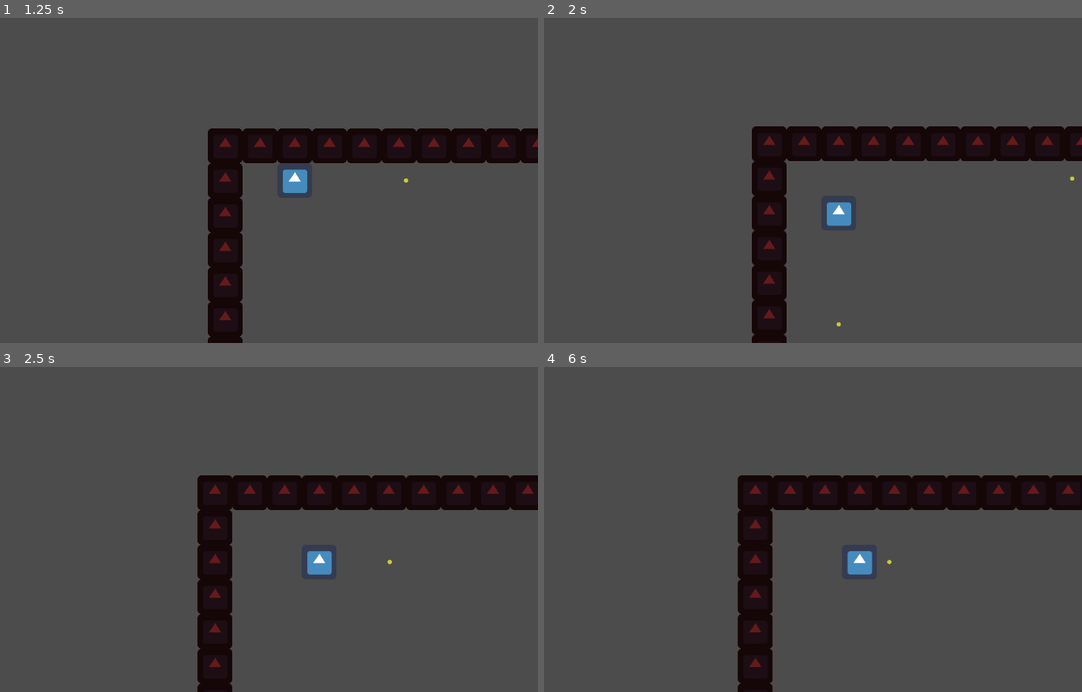
Above: before the commit, frames 1-4 (two rows, left to right).
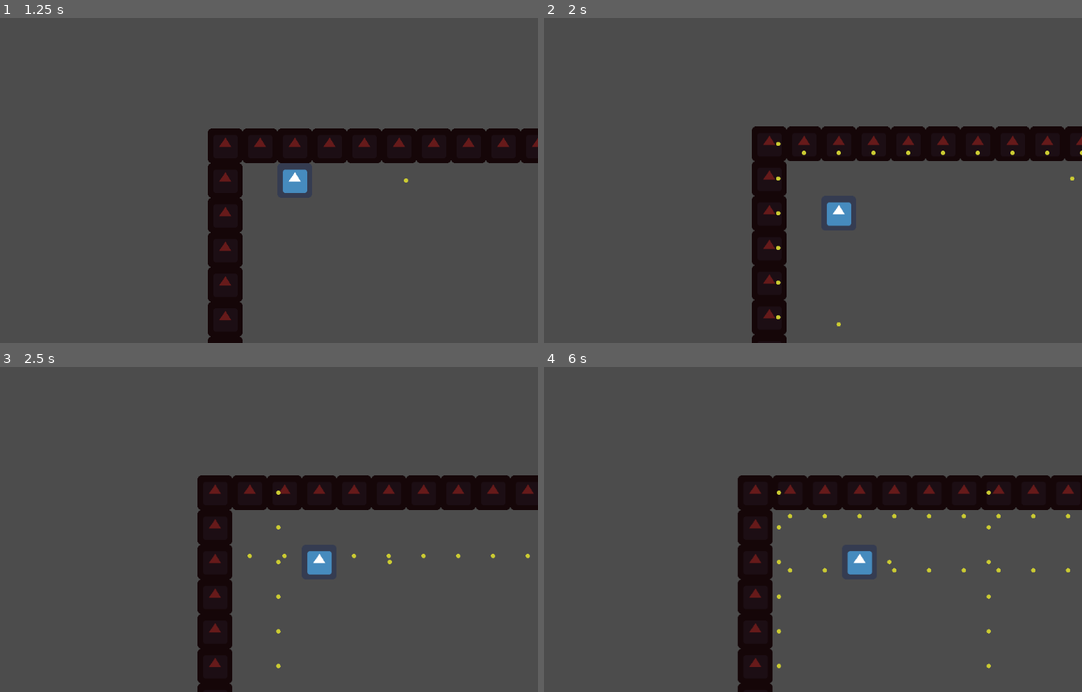
Above: after the commit, the same moments.

Repository: SubSage/RE-STICK-TED
Game: Godot game, scene res://Game.tscn
Two runs of this game, one before a commit and one after it. Both use one fixed random seed, a clock stepped at 60 frames per second and the inputs below. The engine's default icon, where the game draws it, is replaced by a stand-in: a white triangle on a blue panel in a dark square.
Inputs (mouse positions are in pixels of both pictures, inside the frame that each line leads up to):
- Up to frame 1 (1.25 s): tap Enter at 0.5 s; move the mouse to (381, 164) at 0.52 s; hold Right (ui_right) from 0.53 s (still down)
- Up to frame 2 (2 s): move the mouse to (694, 196) at 1.27 s; release Right (ui_right) at 1.28 s; hold Down (ui_down) from 1.28 s (still down)
- Up to frame 3 (2.5 s): tap Space at 2 s; move the mouse to (317, 458) at 2.02 s; release Down (ui_down) at 2.03 s; hold Right (ui_right) from 2.03 s (still down)
- Up to frame 4 (6 s): move the mouse to (775, 594) at 2.77 s; release Right (ui_right) at 2.78 s; hold Up (ui_up) 2.78-3.53 s; move the mouse to (969, 578) at 3.52 s; hold Left (ui_left) 3.53-5.03 s; move the mouse to (635, 480) at 4.27 s; move the mouse to (829, 529) at 5.02 s; hold Down (ui_down) 5.03-5.78 s; move the mouse to (721, 448) at 5.77 s; hold Right (ui_right) from 5.78 s (still down)

Frame 1 is identical in both runs. In frame 2, 0.1% of the frame differs, in the area x 43-100%, y 38-93%; in frame 3, 0.1%; in frame 4, 0.3%, in the area x 43-98%, y 38-93%.

Commit message:
Adding lots of bullets

Diff:
--- a/Bullet.gd
+++ b/Bullet.gd
@@ -20,7 +20,8 @@
 
 func _on_Area2D_area_entered(area):
 	if (area.is_in_group("shootable")):
-		queue_free()
+		pass
+#		queue_free()
 	pass # replace with function body
 
 
--- a/Bullet.tscn
+++ b/Bullet.tscn
@@ -7,7 +7,7 @@
 custom_solver_bias = 0.0
 radius = 10.0
 
-[node name="Bullet" type="Node2D" index="0"]
+[node name="Bullet" type="Node2D"]
 
 script = ExtResource( 1 )
 
--- a/Panel.gd
+++ b/Panel.gd
@@ -1,20 +1,25 @@
 extends Node2D
 
-# class member variables go here, for example:
-# var a = 2
-# var b = "textvar"
+var Bullet = preload("res://Bullet.tscn")
+var direction = Vector2(0,0)
 
 func _ready():
 	# Called when the node is added to the scene for the first time.
 	# Initialization here
 	pass
 
-#func _process(delta):
-#	# Called every frame. Delta is time since last frame.
-#	# Update game logic here.
-#	pass
-
-
 func _on_Area2D_area_entered(area):
 #	print(area.name)
 	pass # replace with function body
+
+
+func _on_Timer_timeout():
+	var b = Bullet.instance()
+	b.direction=direction
+	b.position=self.position
+	b.speed=200
+	b.size=4
+	b.get_node("Timer").wait_time=15
+	$"..".add_child(b)
+	$Timer.start()
+	pass # replace with function body
--- a/Panel.tscn
+++ b/Panel.tscn
@@ -34,4 +34,13 @@
 texture = ExtResource( 2 )
 _sections_unfolded = [ "Visibility" ]
 
+[node name="Timer" type="Timer" parent="." index="2"]
+
+process_mode = 1
+wait_time = 1.92
+one_shot = false
+autostart = true
+
 [connection signal="area_entered" from="Area2D" to="." method="_on_Area2D_area_entered"]
+
+[connection signal="timeout" from="Timer" to="." method="_on_Timer_timeout"]
--- a/World.gd
+++ b/World.gd
@@ -1,6 +1,6 @@
 extends Node2D
 
-var grid_size = Vector2(30,15)
+var grid_size = Vector2(32,16)
 var cell_size = 64
 var t=0
 var Panels = preload("res://Panel.tscn")
@@ -13,19 +13,22 @@
 				var p = Panels.instance()
 				p.position.x=panels * cell_size
 				p.position.y=panels2 * cell_size
+				if panels == grid_size.x-1:
+					p.direction=Vector2(-1,0)
+				else:
+					p.direction=Vector2(1,0)
 				add_child(p)
 		else:
 			var p = Panels.instance()
 			p.position.x=panels * cell_size
+			p.direction=Vector2(0,1)
 			add_child(p)
 			var p2 = Panels.instance()
 			p2.position.x=panels * cell_size
 			p2.position.y=(grid_size.y - 1) * cell_size
+			p2.direction=Vector2(0,-1)
 			add_child(p2)
 
-
-	var p = Panels.instance()
-	add_child(p)
 #	move_child(p,0)
 #	add_child_below_node(p)
 	pass
--- a/World.tscn
+++ b/World.tscn
@@ -2,7 +2,7 @@
 
 [ext_resource path="res://World.gd" type="Script" id=1]
 
-[node name="World" type="Node2D"]
+[node name="World" type="Node2D" index="0"]
 
 script = ExtResource( 1 )
 _sections_unfolded = [ "Transform" ]
